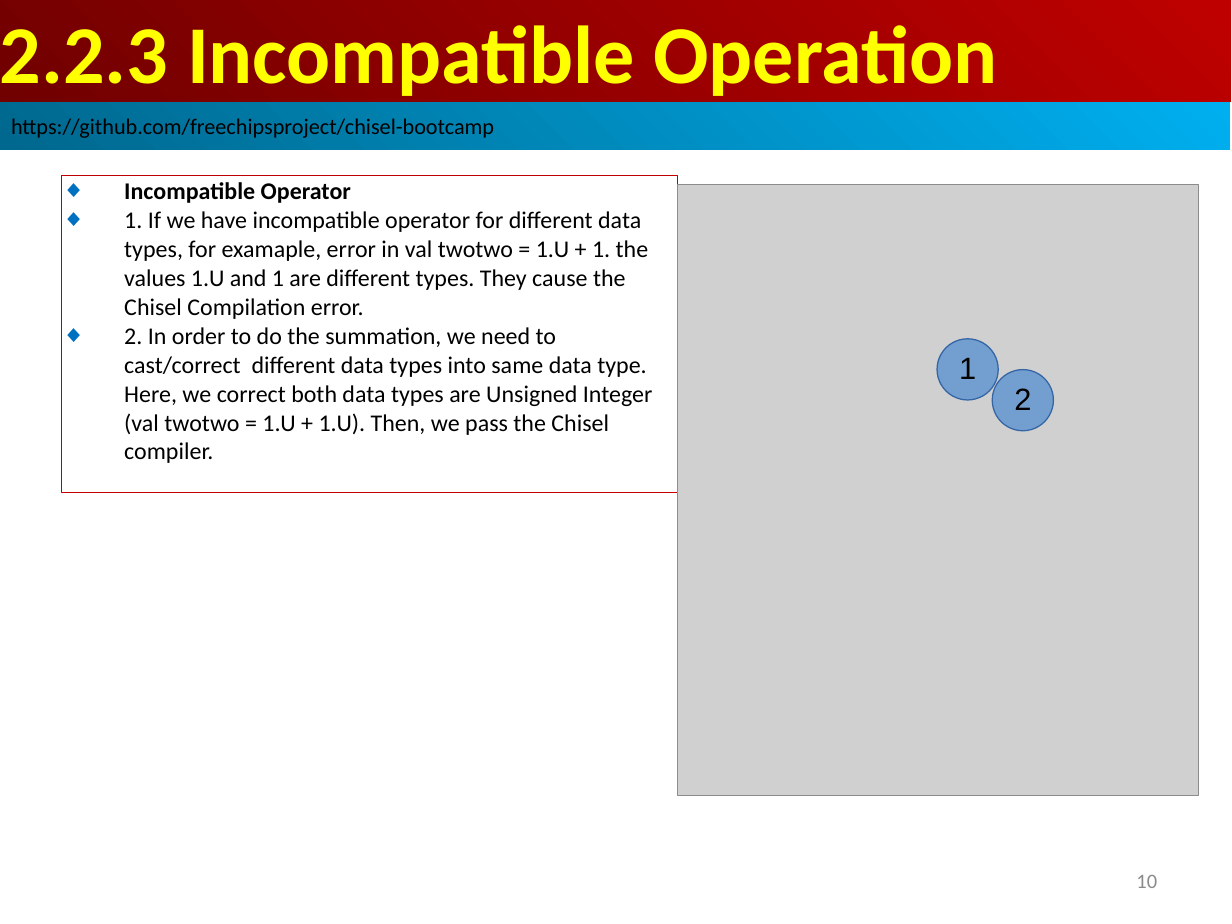
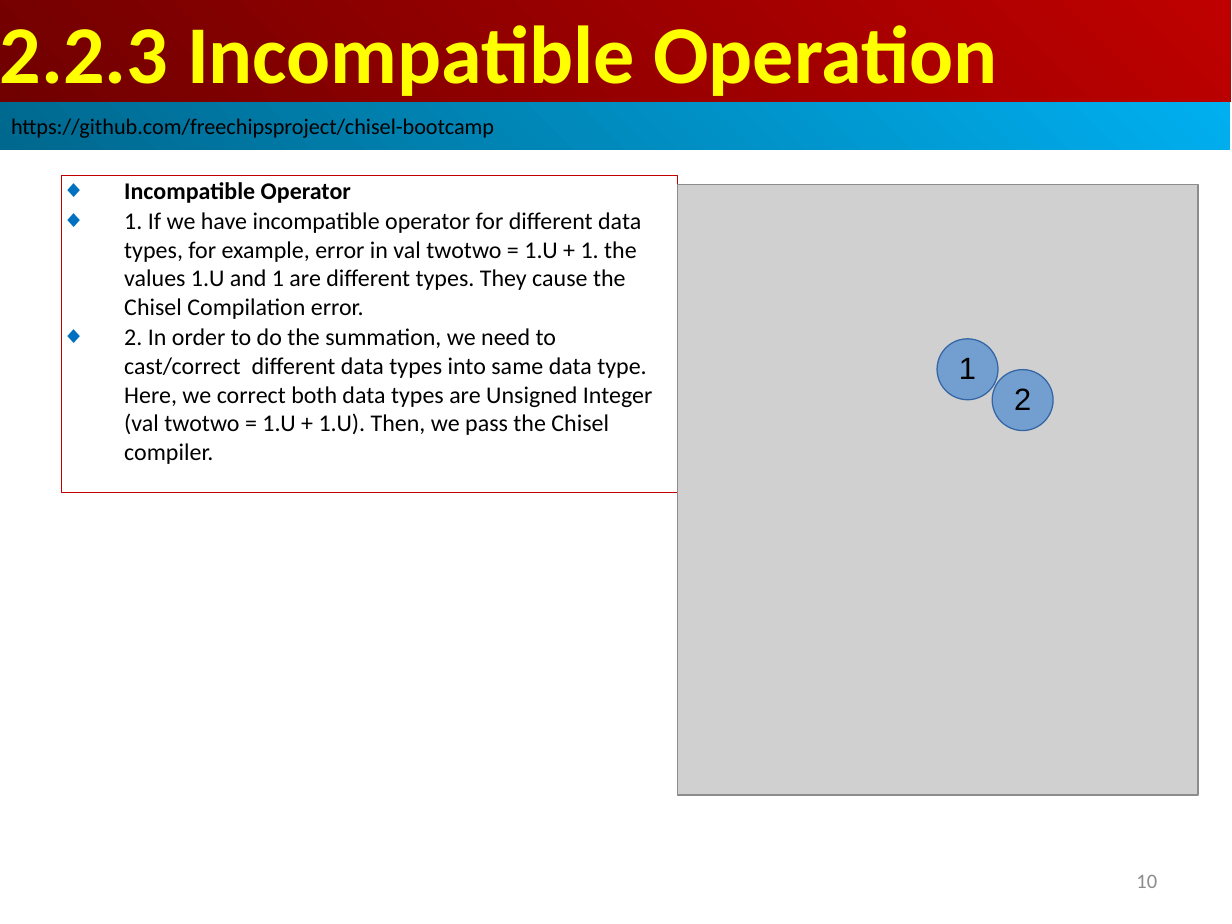
Before and after one commit to peterhchen/AIU_CS800_Chisel, a slide deck: slide 10 of 300_UCB_BC/002.2_Comb_Logic/000_Video/002.2_Comb_Logic.ppt. Drawn at 1232x924 pixels with LibreOffice and Linux fonts; fonts in the diff are those of the drawing; grey boxes stand for pictures. Boxes give left, top, right and bottom in pixels: in the first picture for what was removed or moved away, otherwise in the second. Text is boxed around its words. In the diff, an @@ line names an element or a change of style, - is before the commit and + after.

```diff
--- a/300_UCB_BC/002.2_Comb_Logic/000_Video/002.2_Comb_Logic.ppt
+++ b/300_UCB_BC/002.2_Comb_Logic/000_Video/002.2_Comb_Logic.ppt
@@ text in rectangle at (x1=124, y1=212, x2=641, y2=319): text changed @@
-◆ 1. If we have incompatible operator for different data types, for examaple, error in val twotwo = 1.U + 1. the values 1.U and 1 are different types. They cause the Chisel Compilation error.
+◆ 1. If we have incompatible operator for different data types, for example, error in val twotwo = 1.U + 1. the values 1.U and 1 are different types. They cause the Chisel Compilation error.
```
